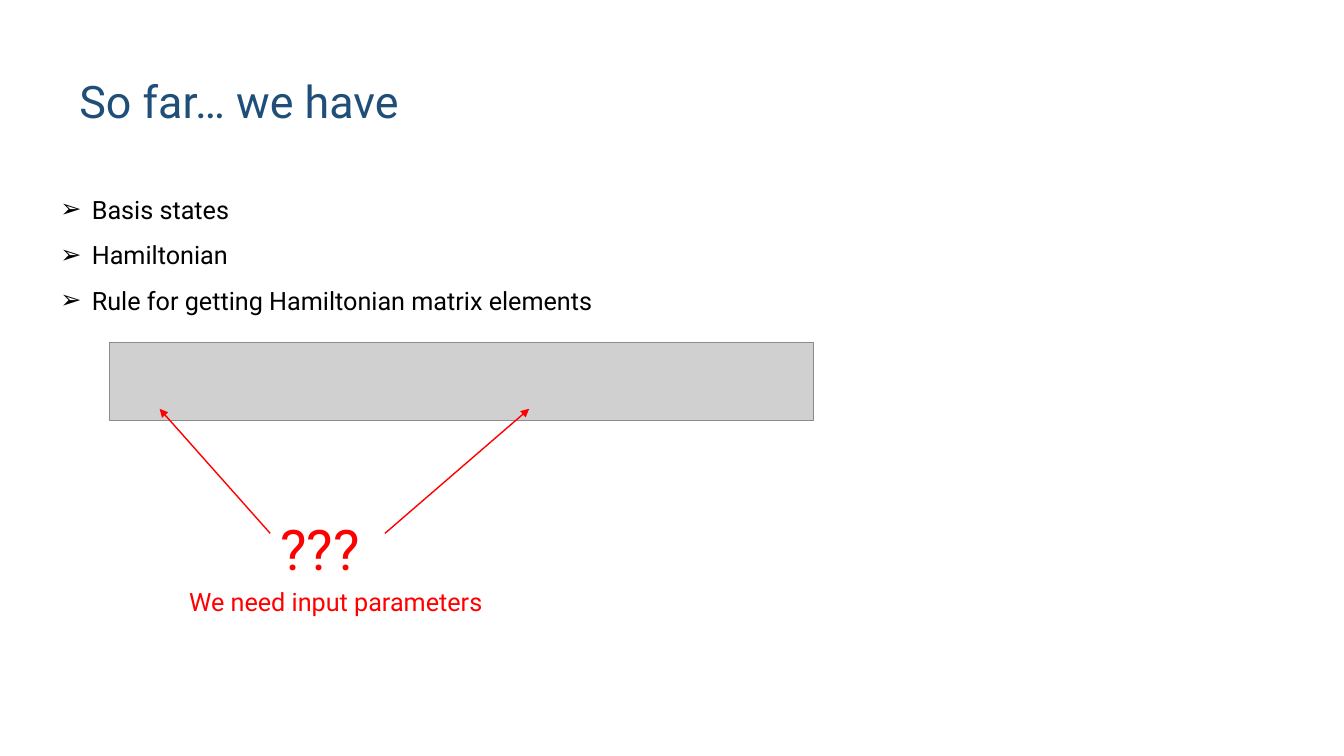
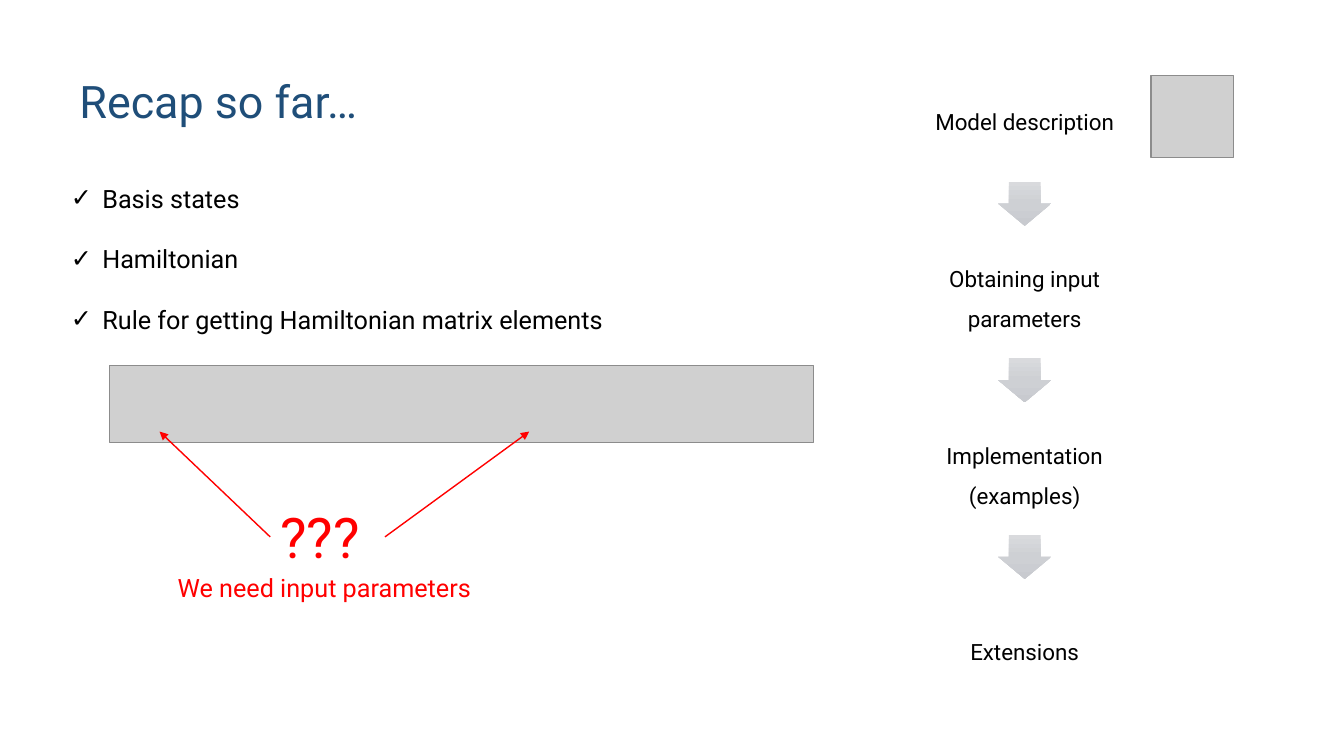
Before and after one commit to huanium/huanium, a slide deck: slide 12 of MIT_PhD/ZGS/ZGS-Sep-01-2023/BUI_ZGS_2023_Sep_01.pptx. Drawn at 1344x756 pixels with LibreOffice and Linux fonts; fonts in the diff are those of the drawing; grey boxes stand for pictures. Boxes give left, top, right and bottom in pixels: in the first picture for what was removed or moved away, otherwise in the second. Text is boxed around its words. In the diff, an @@ line names an element or a change of style, - is before the commit and + after.

```diff
--- a/MIT_PhD/ZGS/ZGS-Sep-01-2023/BUI_ZGS_2023_Sep_01.pptx
+++ b/MIT_PhD/ZGS/ZGS-Sep-01-2023/BUI_ZGS_2023_Sep_01.pptx
@@ title at box(79, 84, 357, 127): text changed @@
-So far… we have
+Recap so far…
@@ picture added at box(1151, 76, 1234, 158) @@
@@ text "Basis states": place and size @@
-text "Basis states" at box(92, 201, 592, 316)
+text "Basis states" at box(102, 190, 602, 335)
@@ text "Basis states" at box(102, 190, 602, 335): bullet ➢ to ✓; line spacing 1.5 to 2 @@
@@ picture: place and size @@
-picture at box(110, 343, 814, 420)
+picture at box(110, 365, 814, 443)
@@ arrow moved from (270, 533) - (159, 409) to (270, 537) - (159, 432) @@
@@ arrow moved from (385, 533) - (529, 409) to (385, 537) - (529, 432) @@
@@ text "???": place and size @@
-text "???" at box(270, 509, 385, 587)
+text "???" at box(270, 498, 385, 576)
@@ text "We need input parameters": place and size @@
-text "We need input parameters" at box(189, 592, 482, 616)
+text "We need input parameters" at box(178, 578, 471, 602)
@@ group added at box(919, 56, 1130, 705): 4 rounded rectangles, 4 texts, 3 right arrows @@
+Model description
+Obtaining input parameters
+Implementation
+(examples)
+Extensions
```
Also in this commit, not shown: 6 other slides changed, 10 slides added, 1 other file.
